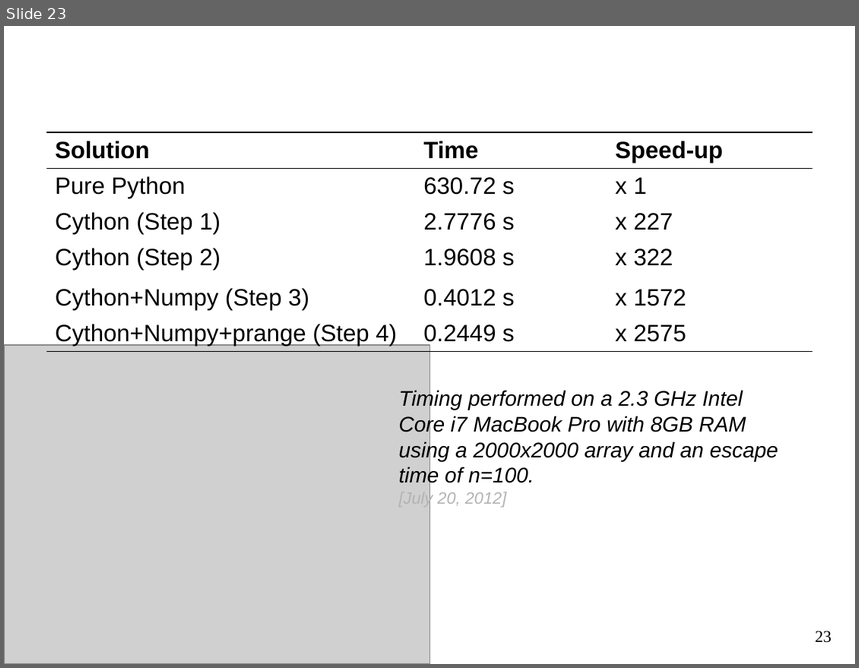
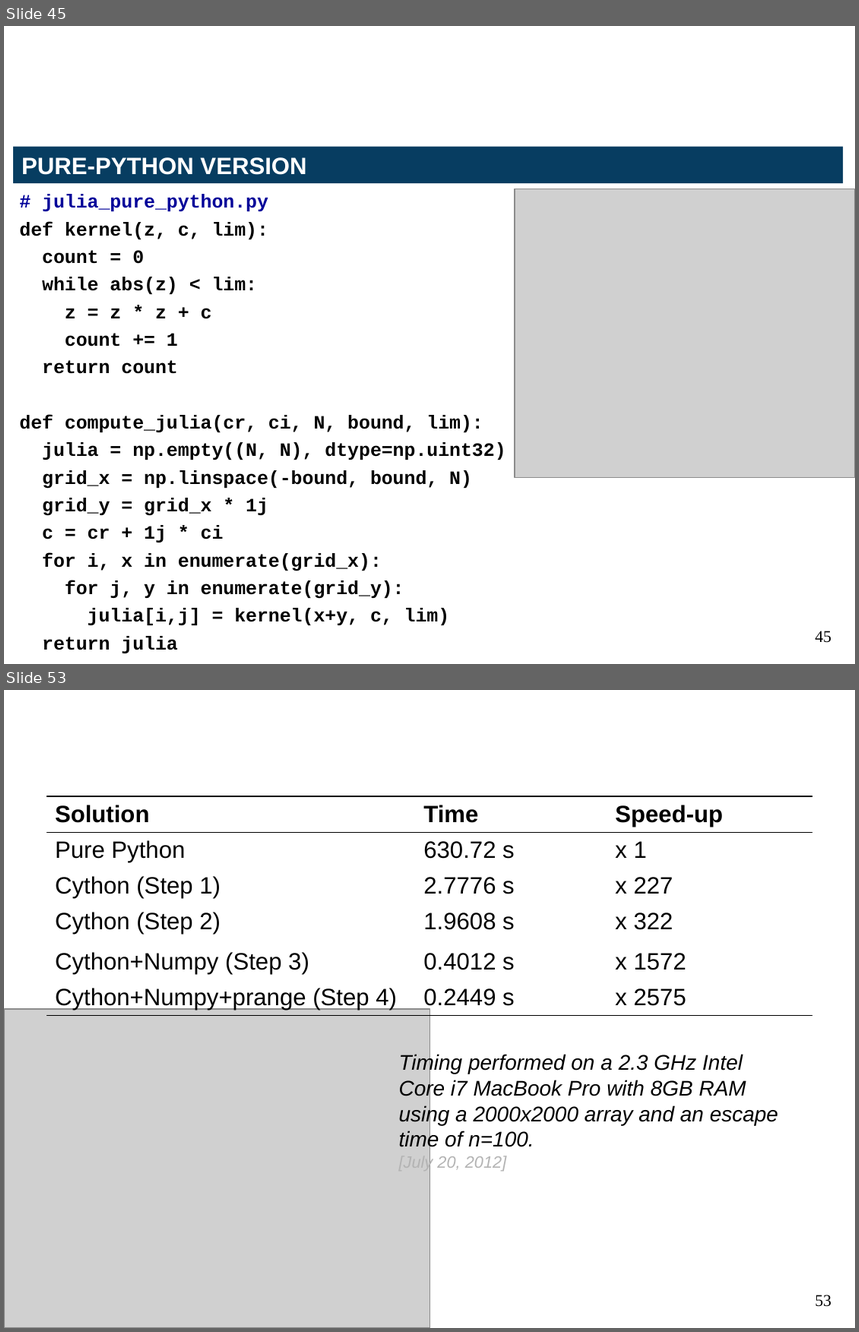
Before and after one commit to kwmsmith/scipy2013-cython-tutorial, a slide deck: Cython.pptx. Shown one above the other, each under a label of ours: slide 23 before the commit, slides 45 and 53 after it; the slides between them are not shown. The pictures are 859x668 and 859x1332 pixels, drawn with LibreOffice and Linux fonts; fonts in the diff are those of the drawing; grey boxes stand for pictures; background and template pictures are left out. Boxes give left, top, right and bottom in pixels: in the first picture for what was removed or moved away, otherwise in the second. Text is boxed around its words. In the diff, an @@ line names an element or a change of style, - is before the commit and + after.

Commit message:
move Julia into exercises

```diff
--- a/Cython.pptx
+++ b/Cython.pptx
@@ slide 45 added at [4, 26, 855, 664], background #FFFFFF @@
@@ rectangle added at [13, 147, 843, 183], fill #073D61, 20 pt, text #FFFFFF, bold @@
+PURE-PYTHON VERSION
@@ title added at [34, 146, 290, 150], 40 pt, text #FFFFFF @@
+Capstone exercise: compute Julia set
@@ text added at [19, 194, 506, 654], 16 pt, text #000000, bold @@
+# julia_pure_python.py
+def kernel(z, c, lim):
+count = 0
+while abs(z) < lim:
+z = z * z + c
+count += 1
+return count
+def compute_julia(cr, ci, N, bound, lim):
+julia = np.empty((N, N), dtype=np.uint32)
+grid_x = np.linspace(-bound, bound, N)
+grid_y = grid_x * 1j
+c = cr + 1j * ci
+for i, x in enumerate(grid_x):
+for j, y in enumerate(grid_y):
+julia[i,j] = kernel(x+y, c, lim)
+return julia
@@ picture added at [515, 189, 855, 479] @@
@@ page number added at [815, 631, 832, 643], 14 pt, text #000000 @@
+45
@@ what was slide 23 is now slide 53 @@
@@ page number at [815, 1295, 832, 1307]: text changed @@
-23
+53
```
Also in this commit, not shown: 12 slides changed, 38 other slides added, 8 slides removed, 14 other files.
